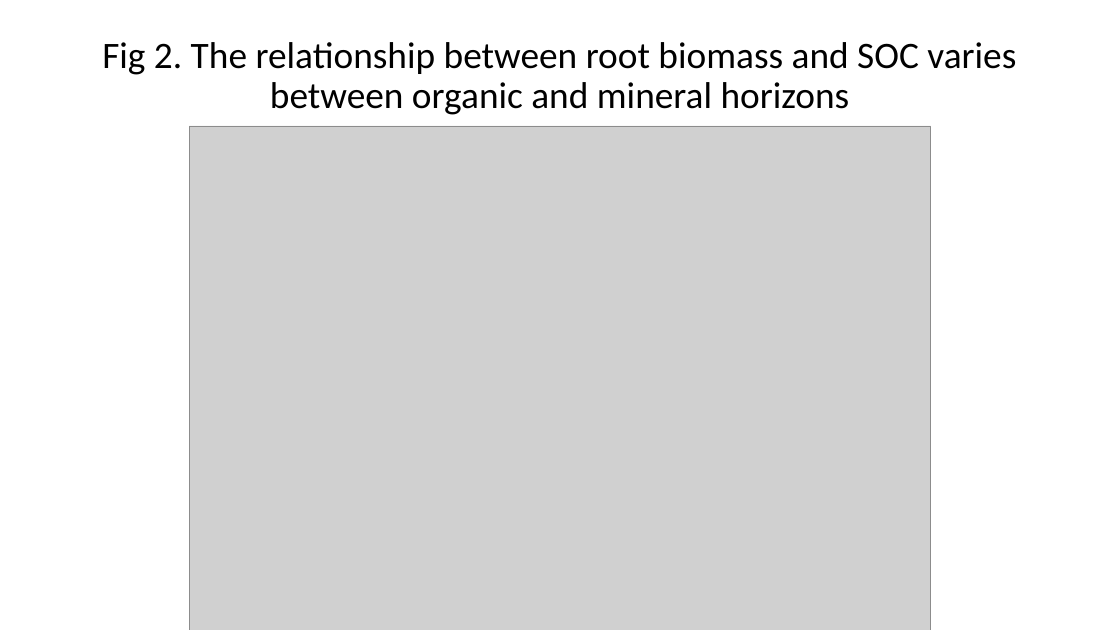
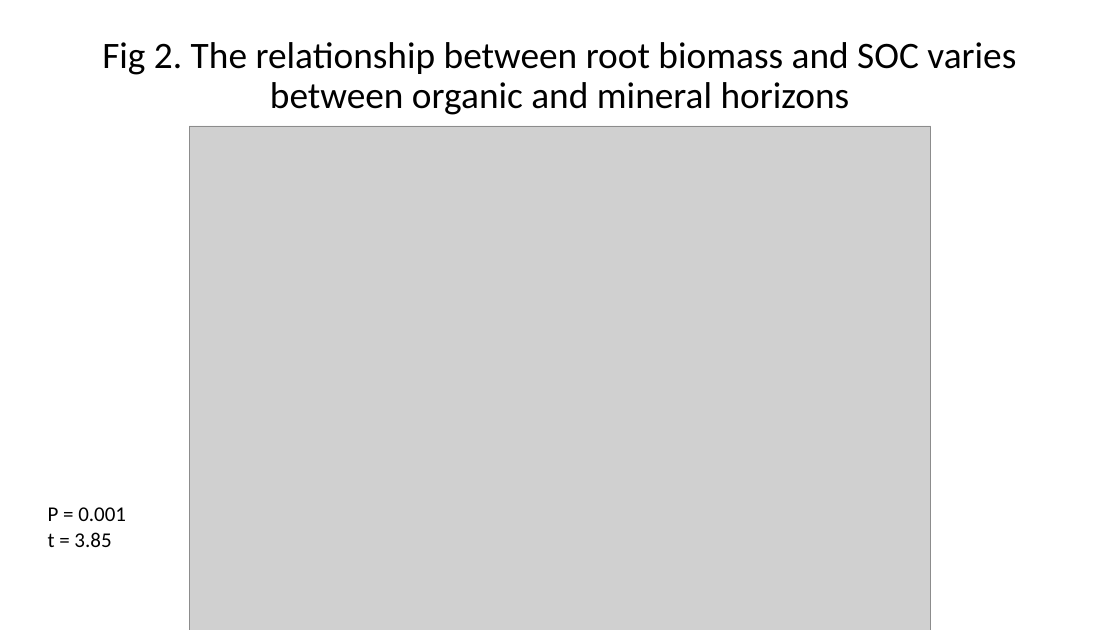
Before and after one commit to lter/lterwg-som, a slide deck: slide 7 of root_group_analyses/Figures_031120.pptx (slide 6 before the commit). Drawn at 1120x630 pixels with LibreOffice and Linux fonts; fonts in the diff are those of the drawing; grey boxes stand for pictures. Boxes give left, top, right and bottom in pixels: in the first picture for what was removed or moved away, otherwise in the second. Text is boxed around its words. In the diff, an @@ line names an element or a change of style, - is before the commit and + after.

```diff
--- a/root_group_analyses/Figures_031120.pptx
+++ b/root_group_analyses/Figures_031120.pptx
@@ text added at [48, 507, 126, 547], 18 pt, text #000000 @@
+P = 0.001
+t = 3.85
```
Also in this commit, not shown: 6 other slides changed, 3 slides added, 2 slides removed, 2 other files.
